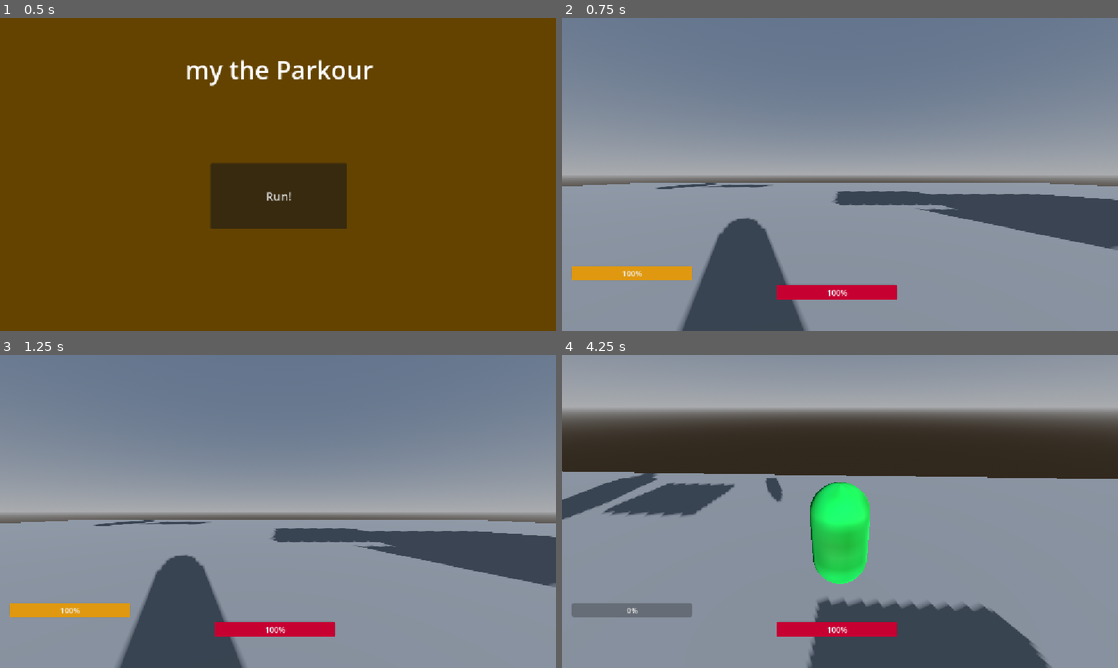
Above: before the commit, frames 1-4 (two rows, left to right).
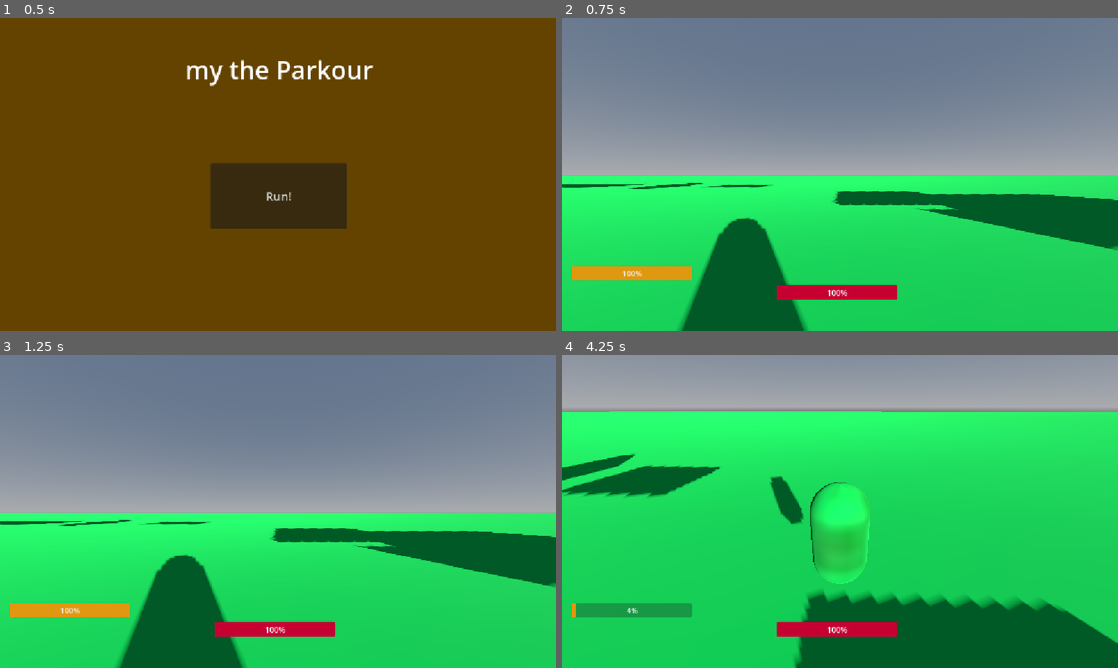
Above: after the commit, the same moments.

Repository: mmehrad2015827-a11y/rule
Game: Godot game, scene res://StartMenu.tscn
The game is run twice, just before and just after one commit, with the same random seed, the same clock (stepped at 60 frames per second) and the same inputs. The engine's default icon, where the game draws it, is replaced by a stand-in: a white triangle on a blue panel in a dark square.
Inputs (mouse positions are in pixels of both pictures, inside the frame that each line leads up to):
- Up to frame 1 (0.5 s): no input
- Up to frame 2 (0.75 s): click "Run!" at 0.5 s
- Up to frame 3 (1.25 s): no input
- Up to frame 4 (4.25 s): tap Enter (ui_accept) at 1.25, 1.35, 1.52, 1.82, 2.27, 2.3, 2.57, 3.05, 3.6, 3.77, 4.07 s; move the mouse to (867, 511) at 1.27 s; hold Up (ui_up) from 1.28 s (still down); move the mouse to (812, 511) at 2.02 s; tap T at 2.1 s; move the mouse to (851, 505) at 2.77 s; hold Ctrl 2.78-3.53 s; move the mouse to (834, 517) at 3.52 s

Frame 1 is identical in both runs. In frame 2, 48% of the frame differs, in the area x 0-100%, y 50-100%; in frame 3, 48%; in frame 4, 78%, in the area x 0-100%, y 18-100%.

Commit message:
Yes

Diff:
--- /dev/null
+++ b/animatable.gd
@@ -0,0 +1,30 @@
+extends AnimatableBody3D
+
+@export var move_speed = 1.5  # سرعت حرکت
+@export var rotation_speed = 1.5 # سرعت چرخش
+
+var start_x = -1.667
+var end_x = -5.439
+
+var start_rotation = 45.0
+var end_rotation = -45.0
+
+# متغیرهای پیشرفت (به جای اینکه بین 0 و 1 باشند، مدام زیاد می‌شوند)
+var move_progress = 0.0
+var rotation_progress = 0.0
+
+func _ready():
+	position.x = start_x
+	rotation_degrees.z = start_rotation
+
+func _physics_process(delta):
+	# --- حرکت رفت و برگشتی ---
+	move_progress += move_speed * delta
+	# تبدیل موج سینوسی از (-1 تا 1) به (0 تا 1) برای نرمی حرکت
+	var move_value = (sin(move_progress) * 0.5) + 0.5
+	position.x = lerp(start_x, end_x, move_value)
+
+	# --- چرخش رفت و برگشتی ---
+	rotation_progress += rotation_speed * delta
+	var rotation_value = (sin(rotation_progress) * 0.5) + 0.5
+	rotation_degrees.z = lerp(start_rotation, end_rotation, rotation_value)
--- a/my.gd
+++ b/my.gd
@@ -133,7 +133,7 @@
 		"ui_left",
 		"ui_right",
 		"ui_up",
-        "ui_down"
+		"ui_down"
 	)
 
 	var is_moving = input_dir.length() > 0
@@ -164,12 +164,22 @@
 
 	# --- سیستم پرش ---
 	if Input.is_action_just_pressed("ui_accept") and jumps_left > 0:
-		if not is_exhausted or jumps_left == max_jumps:
+
+		var is_last_jump = is_equal_approx(jumps_left, 0.5)
+
+		# تعیین هزینه انرژی پرش
+		var required_stamina = jump_drain
+
+		if is_last_jump:
+			required_stamina = Last_jump_drain
+
+		# فقط در صورت داشتن انرژی کافی اجازه پرش بده
+		if current_stamina >= required_stamina:
 
 			var current_jump = jump_velocity
 
 			# پرش آخر
-			if is_equal_approx(jumps_left, 0.5):
+			if is_last_jump:
 				current_jump = Last_jump_velocity
 
 			elif is_exhausted:
@@ -182,10 +192,10 @@
 
 			jumps_left -= 1
 
-			current_stamina -= jump_drain
-
-			if current_stamina < 0:
-				current_stamina = 0
+			# مصرف انرژی متناسب با نوع پرش
+			current_stamina -= required_stamina
+
+			current_stamina = max(current_stamina, 0.0)
 
 	# --- حرکت بازیکن ---
 	var direction = (
--- a/vs.tscn
+++ b/vs.tscn
@@ -4,6 +4,7 @@
 [ext_resource type="Script" uid="uid://cagjlermhim3r" path="res://vs.gd" id="1_od4ev"]
 [ext_resource type="Texture2D" uid="uid://cwjitol4wh3yx" path="res://my.jpg" id="2_od4ev"]
 [ext_resource type="Texture2D" uid="uid://bmn6lskgqqk0a" path="res://icon.svg" id="4_awcal"]
+[ext_resource type="Script" uid="uid://iet675svdl3n" path="res://animatable.gd" id="5_7dj16"]
 
 [sub_resource type="ProceduralSkyMaterial" id="ProceduralSkyMaterial_4xowi"]
 sky_horizon_color = Color(0.66224277, 0.6717428, 0.6867428, 1)
@@ -17,11 +18,14 @@
 sky = SubResource("Sky_a202f")
 glow_enabled = true
 
+[sub_resource type="StandardMaterial3D" id="StandardMaterial3D_ri5ej"]
+albedo_texture = ExtResource("2_od4ev")
+
 [sub_resource type="BoxMesh" id="BoxMesh_8h6mr"]
-size = Vector3(65, 1, 65)
+size = Vector3(524, 1, 524)
 
 [sub_resource type="BoxShape3D" id="BoxShape3D_376v8"]
-size = Vector3(65, 1, 65)
+size = Vector3(524, 1, 524)
 
 [sub_resource type="StandardMaterial3D" id="StandardMaterial3D_a202f"]
 albedo_texture = ExtResource("2_od4ev")
@@ -76,6 +80,8 @@
 [sub_resource type="BoxShape3D" id="BoxShape3D_n32ao"]
 size = Vector3(9, 1.2, 2.4)
 
+[sub_resource type="PhysicsMaterial" id="PhysicsMaterial_v0tii"]
+
 [sub_resource type="StandardMaterial3D" id="StandardMaterial3D_l0juq"]
 albedo_texture = ExtResource("4_awcal")
 
@@ -84,6 +90,15 @@
 
 [sub_resource type="BoxShape3D" id="BoxShape3D_qhktn"]
 size = Vector3(2, 2, 6.2)
+
+[sub_resource type="StandardMaterial3D" id="StandardMaterial3D_ppv24"]
+albedo_texture = ExtResource("4_awcal")
+
+[sub_resource type="BoxMesh" id="BoxMesh_mvu80"]
+size = Vector3(15.5, 1, 6.2)
+
+[sub_resource type="BoxShape3D" id="BoxShape3D_ibiya"]
+size = Vector3(15.5, 1, 6.2)
 
 [node name="Node3D" type="Node3D" unique_id=1327071951]
 script = ExtResource("1_od4ev")
@@ -98,6 +113,7 @@
 [node name="ground" type="StaticBody3D" parent="." unique_id=1522525554]
 
 [node name="MeshInstance3D2" type="MeshInstance3D" parent="ground" unique_id=865619371]
+material_override = SubResource("StandardMaterial3D_ri5ej")
 mesh = SubResource("BoxMesh_8h6mr")
 
 [node name="CollisionShape3D" type="CollisionShape3D" parent="ground" unique_id=542788571]
@@ -223,14 +239,27 @@
 transform = Transform3D(1, 0, 0, 0, 0.95958424, 0.2814213, 0, -0.2814213, 0.95958424, 0, 0, 0)
 shape = SubResource("BoxShape3D_n32ao")
 
-[node name="StaticBody3D6" type="StaticBody3D" parent="." unique_id=2071410751]
-transform = Transform3D(1, 0, 0, 0, 1, 0, 0, 0, 1, -1.6674862, 11.309104, 10.18189)
-
-[node name="MeshInstance3D" type="MeshInstance3D" parent="StaticBody3D6" unique_id=1351867160]
-transform = Transform3D(0.70710677, -0.70710677, 0, 0.70710677, 0.70710677, 0, 0, 0, 1, 0, 0, 0)
+[node name="RotatingPlatform" type="AnimatableBody3D" parent="." unique_id=829057209]
+transform = Transform3D(0.70710677, -0.70710677, 0, 0.70710677, 0.70710677, 0, 0, 0, 1, -1.667, 11.309, 10.182)
+physics_material_override = SubResource("PhysicsMaterial_v0tii")
+sync_to_physics = false
+script = ExtResource("5_7dj16")
+
+[node name="MeshInstance3D" type="MeshInstance3D" parent="RotatingPlatform" unique_id=1351867160]
+transform = Transform3D(0.99999994, 0, 0, 0, 0.99999994, 0, 0, 0, 1, -0.00048589706, 0.0001039505, -0.00011062622)
 material_override = SubResource("StandardMaterial3D_l0juq")
 mesh = SubResource("BoxMesh_ibiya")
 
-[node name="CollisionShape3D" type="CollisionShape3D" parent="StaticBody3D6" unique_id=933480139]
-transform = Transform3D(0.70710677, -0.70710677, 0, 0.70710677, 0.70710677, 0, 0, 0, 1, 0, 0, 0)
+[node name="CollisionShape3D" type="CollisionShape3D" parent="RotatingPlatform" unique_id=933480139]
+transform = Transform3D(0.99999994, 0, 0, 0, 0.99999994, 0, 0, 0, 1, -0.00048613548, 0.0001039505, -0.00011062622)
 shape = SubResource("BoxShape3D_qhktn")
+
+[node name="StaticBody3D5" type="StaticBody3D" parent="." unique_id=514716908]
+transform = Transform3D(1, 0, 0, 0, 1, 0, 0, 0, 1, -18.2, 11.309, 10.182)
+
+[node name="MeshInstance3D" type="MeshInstance3D" parent="StaticBody3D5" unique_id=1469625475]
+material_override = SubResource("StandardMaterial3D_ppv24")
+mesh = SubResource("BoxMesh_mvu80")
+
+[node name="CollisionShape3D" type="CollisionShape3D" parent="StaticBody3D5" unique_id=1303536262]
+shape = SubResource("BoxShape3D_ibiya")
Not shown, added: animatable.gd.uid
